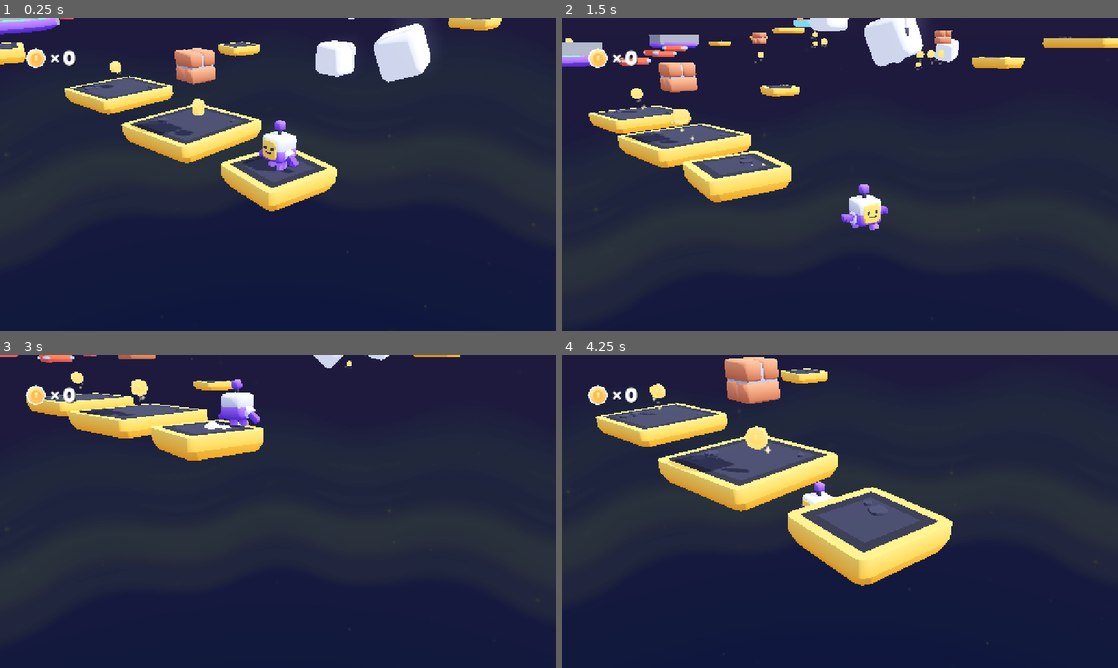
Above: before the commit, frames 1-4 (two rows, left to right).
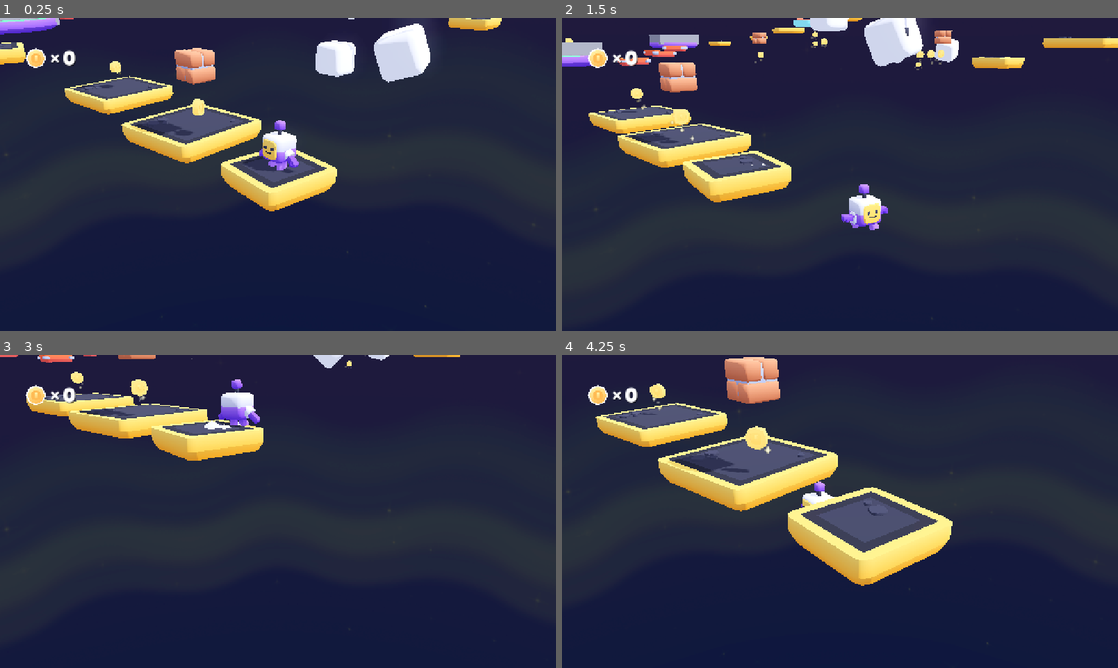
Above: after the commit, the same moments.

Repository: insertnewusername/3d-platformer
Game: Godot game, scene res://scenes/main.tscn
The game is run twice, just before and just after one commit, with the same random seed, the same clock (stepped at 60 frames per second) and the same inputs.
Inputs (mouse positions are in pixels of both pictures, inside the frame that each line leads up to):
- Up to frame 1 (0.25 s): no input
- Up to frame 2 (1.5 s): tap Enter at 0.5 s; move the mouse to (962, 158) at 0.52 s; hold D (move_right) 0.53-1.28 s; tap Down (camera_down) at 0.6 s; click (962, 158) at 0.67 s; tap Space (jump) at 0.77 s; move the mouse to (728, 190) at 1.27 s; hold S (move_back) from 1.28 s (still down); tap Left (camera_left) at 1.35 s
- Up to frame 3 (3 s): tap Space (jump) at 1.52 s; move the mouse to (333, 442) at 2.02 s; release S (move_back) at 2.03 s; hold D (move_right) 2.03-2.78 s; tap Right (camera_right) at 2.1 s; move the mouse to (250, 574) at 2.77 s; hold W (move_forward) from 2.78 s (still down); tap Up (camera_up) at 2.85 s; click (250, 574) at 2.92 s
- Up to frame 4 (4.25 s): tap Space (jump) at 3.02, 3.77 s; move the mouse to (1006, 558) at 3.52 s; release W (move_forward) at 3.53 s; hold A (move_left) from 3.53 s (still down); tap Alt at 3.6 s

The runs differ from the first frame. In frame 1, 0.3% of the frame differs, in the area x 39-47%, y 7-13%; in frame 2, 0.2%; in frame 3, 0.2%; in frame 4, 0.3%, in the area x 39-48%, y 4-10%.
Error in both runs: Invalid assignment of property or key 'light_energy' with value of type 'float' on a base object of type 'null instance'. (res://scripts/main.gd:12)

Commit message:
build level, added 1 more spinny platform

Diff:
--- a/scenes/main.tscn
+++ b/scenes/main.tscn
@@ -54,7 +54,7 @@
 transform = Transform3D(0.993085, 0, -0.117399, 0, 1, 0, 0.117399, 0, 0.993085, 0, 0, 0)
 
 [node name="platform4" parent="World" unique_id=317674078 instance=ExtResource("6_sdmev")]
-transform = Transform3D(0.993085, 0, -0.117399, 0, 1, 0, 0.117399, 0, 0.993085, -15, 0, -11.530394)
+transform = Transform3D(0.993085, 0, -0.117399, 0, 1, 0, 0.117399, 0, 0.993085, -20.248272, 5.1086326, -22.398676)
 
 [node name="platform5" parent="World" unique_id=1066353969 instance=ExtResource("6_sdmev")]
 transform = Transform3D(0.85970074, 0, -0.51079834, 0, 1, 0, 0.51079834, 0, 0.85970074, -38.510395, 3.5386236, -24.720127)
@@ -203,6 +203,9 @@
 
 [node name="platform-grass-large-round" parent="World/Spinnyplatform" unique_id=815574895 instance=ExtResource("13_jbj1t")]
 transform = Transform3D(1, 0, 0, 0, 1, 0, 0, 0, 1, -25.620451, 4.772543, -23.550697)
+
+[node name="platform-grass-large-round2" parent="World/Spinnyplatform" unique_id=1667346809 instance=ExtResource("13_jbj1t")]
+transform = Transform3D(1, 0, 0, 0, 1, 0, 0, 0, 1, -15.45089, 5.237165, -21.713608)
 
 [node name="Sun" type="DirectionalLight3D" parent="." unique_id=2119582164]
 transform = Transform3D(-0.422618, -0.694272, 0.582563, 0, 0.642788, 0.766044, -0.906308, 0.323744, -0.271654, 0, 0, 0)
